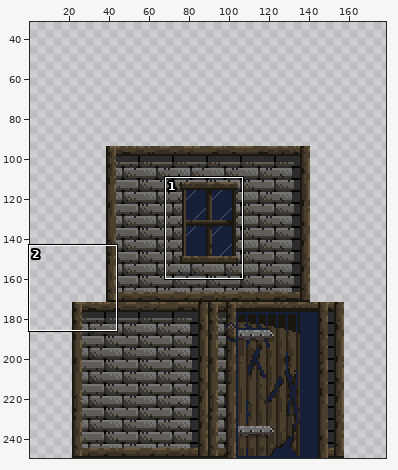
Two versions of one sprite sheet, raid/Assets/Art/Backroung Sprites/Houses/House_Brick_3.png. The first picture is a wide view before the edit; the outline marks the close-up.
Close-up. Before:
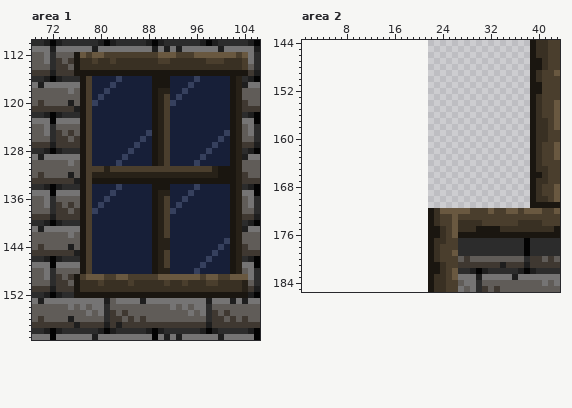
The file is 136x156 pixels. Pixels under 10% opacity are left out. Colours within 5 levels of each other are drawn and written as one. Shown: area 1: x 69..106, y 110..159; area 2: x 1..43, y 144..185. The old version is drawn lined up with the new one, on the new canvas. The wide view leaves out empty margins. The commit also changed other parts of the picture, which this record leaves out.
And afterwards:
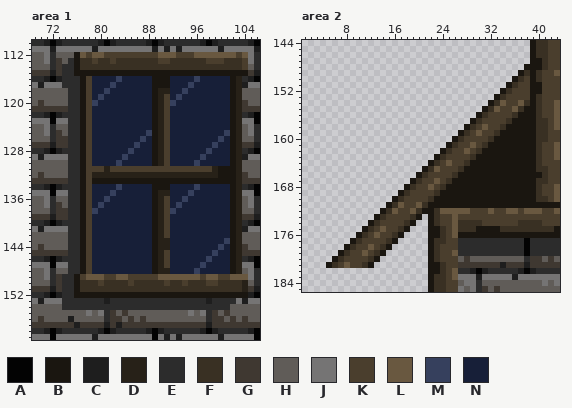
Palette (. is transparent): A #030303  B #1a1610  C #1e1e1e  D #272118  E #2c2c2c  F #393023  G #3f3831  H #605c58  J #757474  K #4a3e2d  L #695840  M #36405d  N #171f38
Changes in this commit:
canvas 136x156 -> 180x250, the old top-left corner now at 22,94
Area 1:
y 113: x 75 G -> E
y 114: x 74..75 GH -> EE
y 115: x 74..75 GG -> EE
y 117: x 74..76 JJJ -> EEE
y 118: x 75..76 JH -> EE
y 119: x 75..76 HH -> EE
y 120: x 75..76 CH -> EE
y 121: x 75..76 GC -> EE
y 123: x 75..76 JJ -> EE
y 124: x 75..76 HH -> EE
y 125: x 75..76 GH -> EE
y 126: x 75..76 HG -> EE
y 127: x 75..76 GG -> EE
y 129: x 75..76 JJ -> EE
y 130: x 75..76 JH -> EE
y 131: x 75..76 HH -> EE
y 132: x 75..76 CH -> EE
y 133: x 75..76 GC -> EE
y 135: x 75..76 JJ -> EE
y 136: x 75..76 HH -> EE
y 137: x 75..76 GH -> EE
y 138: x 75..76 HG -> EE
y 139: x 75..76 GG -> EE
y 141: x 75..76 JJ -> EE
y 142: x 75..76 JH -> EE
y 143: x 75..76 HH -> EE
y 144: x 75..76 CH -> EE
y 145: x 75..76 GC -> EE
y 147: x 75..76 JJ -> EE
y 148: x 75..76 HH -> EE
y 149: x 74..75 HG -> EE
y 150: x 74..75 GH -> EE
y 151: x 74..75 GG -> EE
y 153: x 74..80 JJJJJJJ -> EEEEEEE; x 82..97 HJJJJCJJJJJJJJJJ -> EEEEEEEEEEEEEEEE; x 99..102 JJJC -> EEEE
y 154: x 74..80 HJHJHJJ -> EEEEEEE; x 82..97 HHHHHHHHHHJHJHJJ -> EEEEEEEEEEEEEEEE; x 99..101 HHH -> EEE
Area 2:
y 148: x 38 . -> B
y 149: x 37..38 .. -> BF
y 150: x 36..38 ... -> BFK
y 151: x 35..38 .... -> BFKK
y 152: x 34..38 ..... -> BFKKK
y 153: x 33..38 ...... -> BFKKKK
y 154: x 32..38 ....... -> BFLKKLF
y 155: x 31..38 ........ -> BFLKKLFB
y 156: x 30..38 ......... -> BFKKKKFBB
y 157: x 29..38 .......... -> BFKKKKFBBB
y 158: x 28..38 ........... -> BFKLKKFBBBB
y 159: x 27..38 ............ -> BFKLKKFBBBBB
y 160: x 26..38 ............. -> BFKKKKFBBBBBB
y 161: x 25..38 .............. -> BFKKLKFBBBBBBB
y 162: x 24..38 ............... -> BFKKLKFBBBBBBBB
y 163: x 23..38 ................ -> BFKKKKFBBBBBBBBB
y 164: x 22..38 ................. -> BFKLKKFBBBBBBBBBB
y 165: x 21..38 .................. -> BFLKKKFBBBBBBBBBBB
y 166: x 20..38 ................... -> BFKKKKFBBBBBBBBBBBB
y 167: x 19..38 .................... -> BFKKLKFBBBBBBBBBBBBB
y 168: x 18..38 ..................... -> BFKKLKFBBBBBBBBBBBBBB
y 169: x 17..38 ...................... -> BFKKKKFBBBBBBBBBBBBBBB
y 170: x 16..38 ....................... -> BFKKKKFBBBBBBBBBBBBBBBB
y 171: x 15..38 ........................ -> BFLKKLFBBBBBBBBBBBBBBBBB
y 172: x 14..21 ........ -> BFLKKLFB
y 173: x 13..20 ........ -> BFKKKKFB
y 174: x 12..19 ........ -> BFKKKKFB
y 175: x 11..18 ........ -> BFKLKKFB
y 176: x 10..17 ........ -> BFKLKKFB
y 177: x 9..16 ........ -> BFKKKKFB
y 178: x 8..15 ........ -> BFKKLKFB
y 179: x 7..14 ........ -> BFKKLKFB
y 180: x 6..13 ........ -> BFKKKKFB
y 181: x 5..12 ........ -> BFKLKKFB
